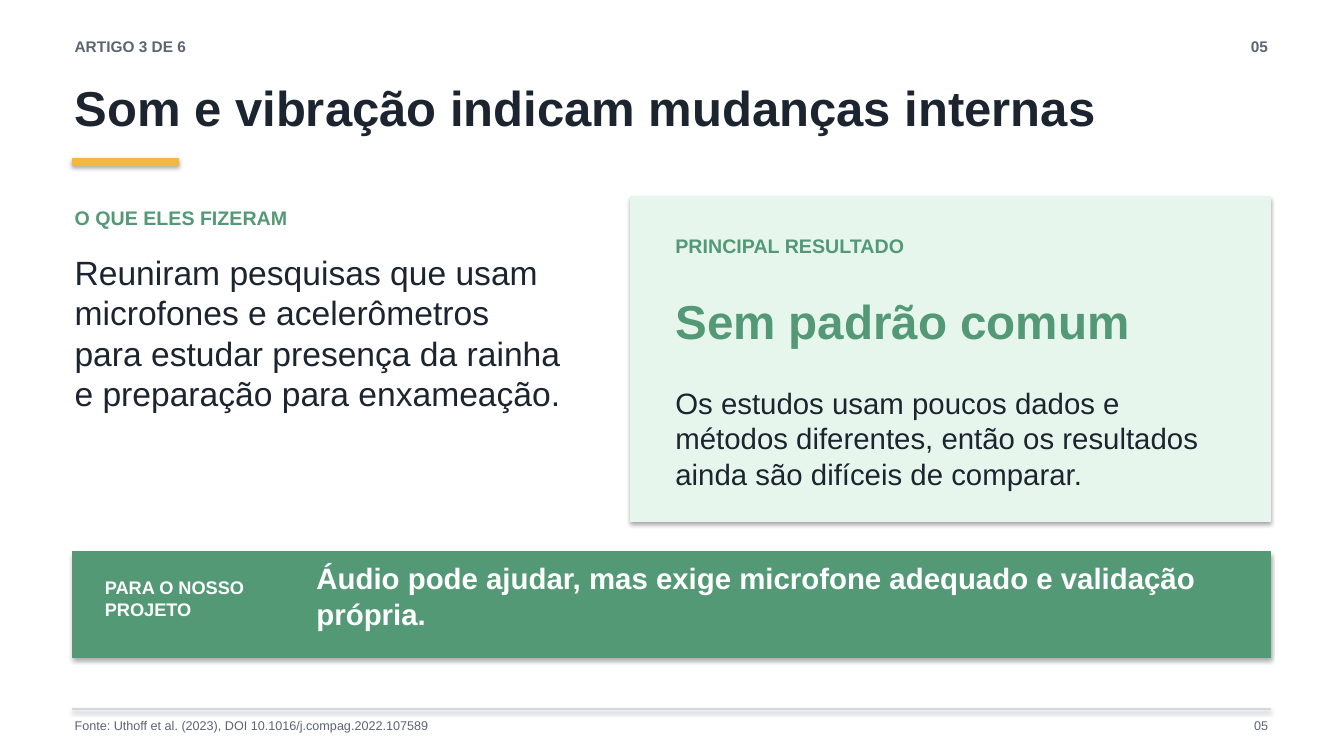
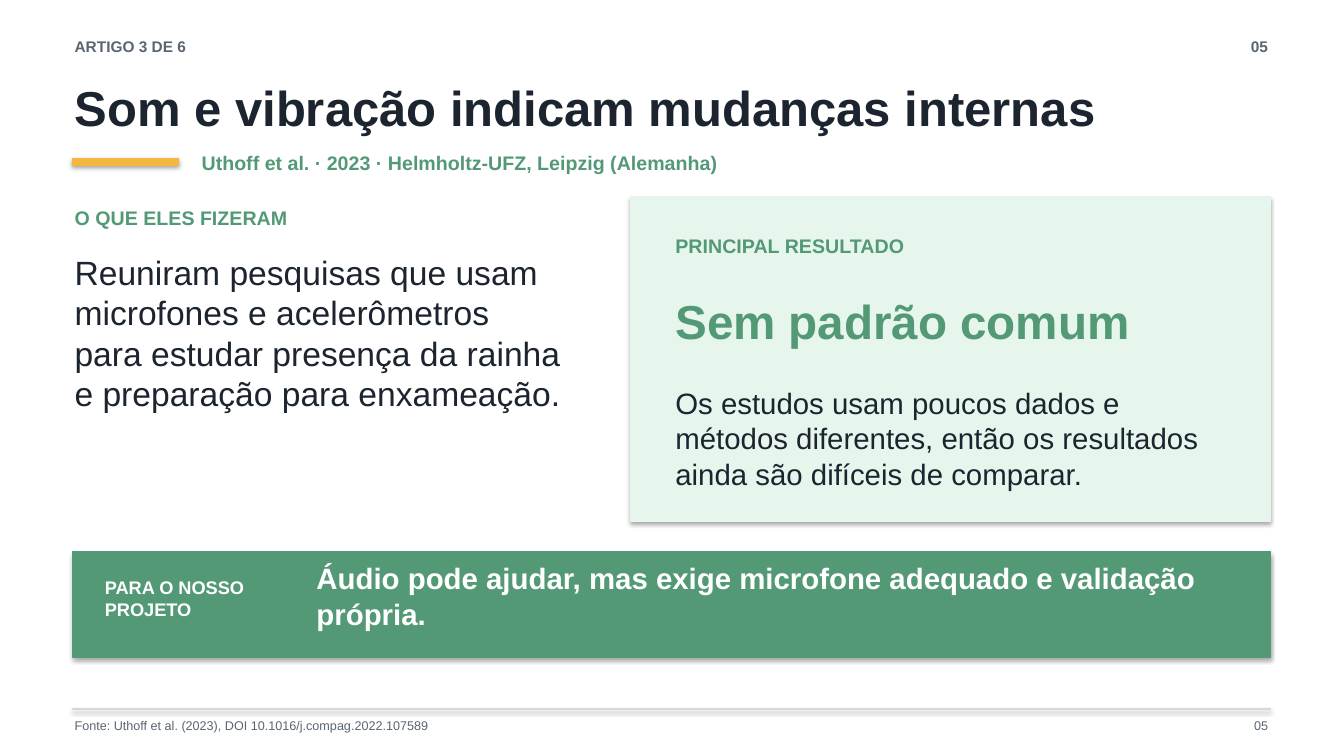
Before and after one commit to whirtex/embedded-system, a slide deck: slide 5 of beehive-monitoring/beehive-monitoring-ac4-slides-turma.pptx. Drawn at 1344x756 pixels with LibreOffice and Linux fonts; fonts in the diff are those of the drawing. Boxes give left, top, right and bottom in pixels: in the first picture for what was removed or moved away, otherwise in the second. Text is boxed around its words. In the diff, an @@ line names an element or a change of style, - is before the commit and + after.

```diff
--- a/beehive-monitoring/beehive-monitoring-ac4-slides-turma.pptx
+++ b/beehive-monitoring/beehive-monitoring-ac4-slides-turma.pptx
@@ text added at [202, 156, 717, 174], 14 pt, text #539976, bold @@
+Uthoff et al. · 2023 · Helmholtz-UFZ, Leipzig (Alemanha)
```
Also in this commit, not shown: 5 other slides changed.
